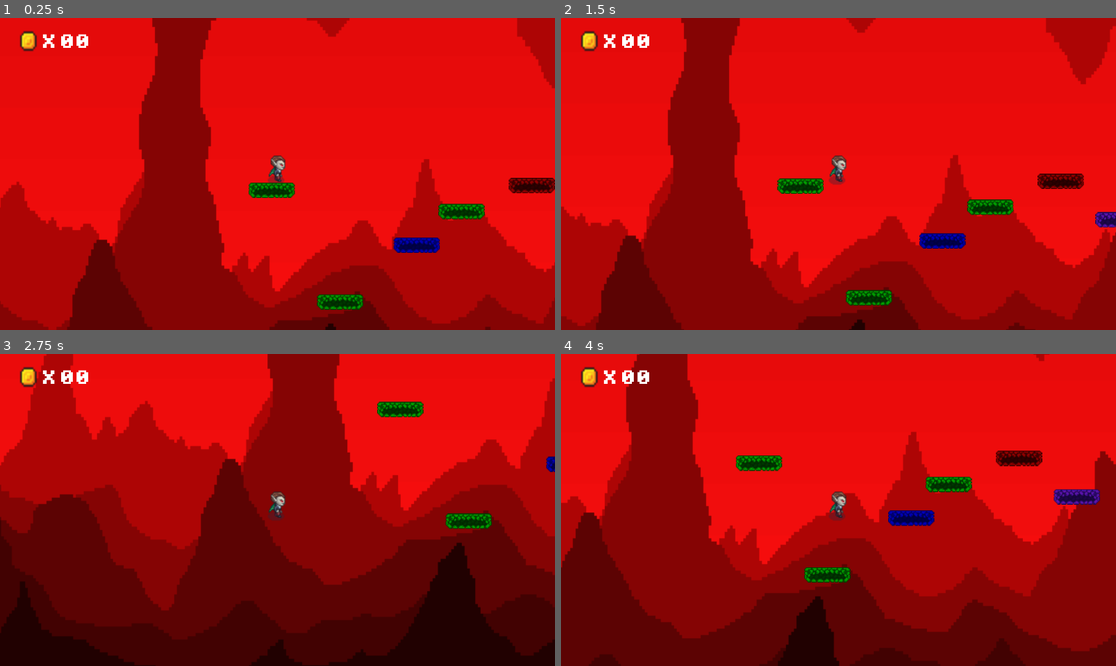
Above: before the commit, frames 1-4 (two rows, left to right).
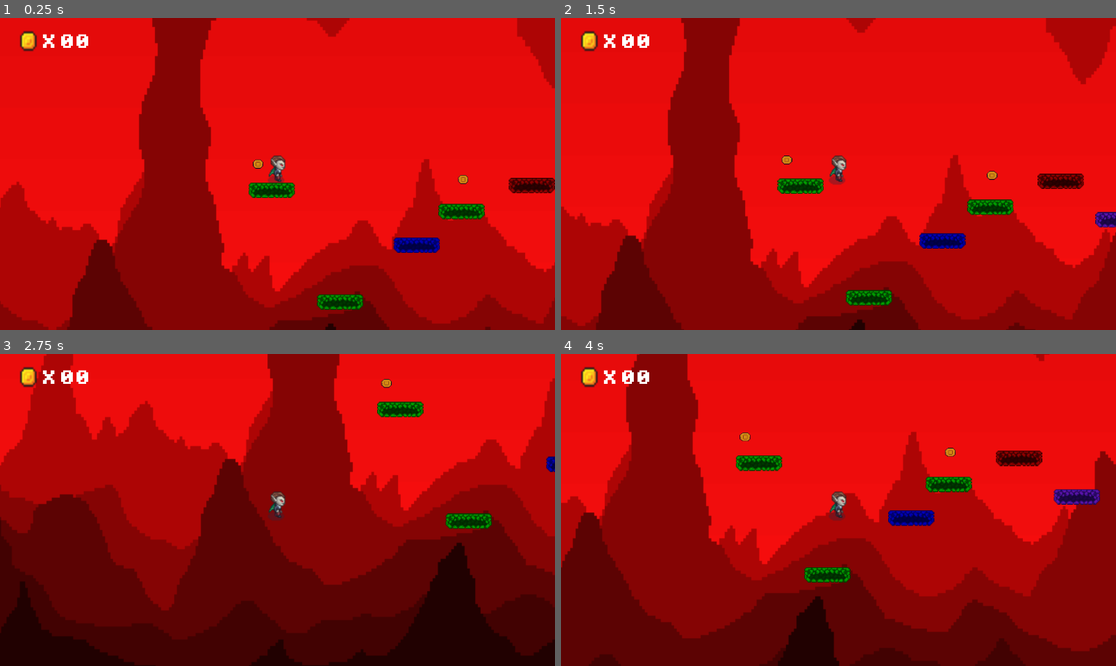
Above: after the commit, the same moments.

Repository: XxJuanelox622/Pixel_Jump_1
Game: Godot game, scene res://nivel0.tscn
Same seed, same stepped clock (60 frames per second), same inputs: the game is played once before the commit and once after it.
Inputs:
- Up to frame 1 (0.25 s): no input
- Up to frame 2 (1.5 s): hold Right (ui_right) from 0.53 s (still down); tap E (recoger_objeto) at 0.6, 1.35 s; tap Up (ui_up) at 0.77 s
- Up to frame 3 (2.75 s): tap Up (ui_up) at 1.52 s; release Right (ui_right) at 2.03 s; hold Left (ui_left) from 2.03 s (still down); tap E (recoger_objeto) at 2.1 s
- Up to frame 4 (4 s): release Left (ui_left) at 2.78 s; hold Right (ui_right) from 2.78 s (still down); tap E (recoger_objeto) at 2.85, 3.6 s; tap Up (ui_up) at 3.02, 3.77 s

The runs differ from the first frame. In frame 1, 0.1% of the frame differs, in the area x 45-85%, y 45-54%; in frame 2, 0.1%; in frame 3, less than 0.1%; in frame 4, 0.1%, in the area x 32-72%, y 25-33%.
Error after the commit: Attempt to call function 'incrementa_un_punto' in base 'null instance' on a null instance. (res://moneda.gd:7)

Commit message:
ContadorV1

Diff:
--- a/Objeto.tscn
+++ b/Objeto.tscn
@@ -11,6 +11,10 @@
 [node name="Moneda" type="Area2D" parent="."]
 script = ExtResource("1_8wn4v")
 
+[node name="CollisionShape2D" type="CollisionShape2D" parent="Moneda"]
+position = Vector2(1, -43)
+shape = SubResource("CircleShape2D_negcn")
+
 [node name="Sprite2D" type="Sprite2D" parent="Moneda"]
 position = Vector2(1, -43)
 scale = Vector2(0.0249023, 0.0239258)
@@ -18,9 +22,4 @@
 hframes = 3
 vframes = 4
 
-[node name="CollisionShape2D" type="CollisionShape2D" parent="Moneda"]
-position = Vector2(1, -43)
-shape = SubResource("CircleShape2D_negcn")
-
 [connection signal="body_entered" from="Moneda" to="Moneda" method="_on_body_entered"]
-[connection signal="body_exited" from="Moneda" to="Moneda" method="_on_body_exited"]
--- /dev/null
+++ b/game_contador.gd
@@ -0,0 +1,7 @@
+extends Node
+var puntos: int = 0
+@onready var mon_val: Label = $Mon_valor
+
+func incrementa_un_punto():
+	puntos += 1
+	mon_val.text ="x" + str(puntos).pad_zeros(2)
--- a/hub.gd
+++ b/hub.gd
@@ -1,4 +1,4 @@
 extends CanvasLayer
-
-func update_count(mon: int):
-	$Mon_valor.text = str(mon)
+var puntos: int = 0
+func update_count(puntos: int):
+	$Mon_valor.text = str(puntos)
--- a/hub.tscn
+++ b/hub.tscn
@@ -1,8 +1,9 @@
-[gd_scene load_steps=5 format=3 uid="uid://b6ymp714b6m4c"]
+[gd_scene load_steps=6 format=3 uid="uid://b6ymp714b6m4c"]
 
 [ext_resource type="Script" uid="uid://dclr8qdxd3uj1" path="res://hub.gd" id="1_hjueh"]
 [ext_resource type="Texture2D" uid="uid://b4kbmsfe417el" path="res://coin.png" id="2_w7r13"]
 [ext_resource type="FontFile" uid="uid://b7fa4wtpv15kj" path="res://PixelOperator8-Bold.ttf" id="3_w7r13"]
+[ext_resource type="Script" uid="uid://d3dja25ibwhi1" path="res://game_contador.gd" id="4_ysrp0"]
 
 [sub_resource type="AtlasTexture" id="AtlasTexture_ysrp0"]
 atlas = ExtResource("2_w7r13")
@@ -35,3 +36,6 @@
 theme_override_fonts/font = ExtResource("3_w7r13")
 theme_override_font_sizes/font_size = 32
 text = "00"
+
+[node name="GameContador" type="Node" parent="."]
+script = ExtResource("4_ysrp0")
--- a/moneda.gd
+++ b/moneda.gd
@@ -1,12 +1,9 @@
 extends Area2D
 
-var jugador_cerca = false
+@onready var contador : Node = get_node("/root/GameContador")
 
-func _on_body_entered(body):
-	if body.name == "jugador":
-		body.pickup_mon()
+func _on_body_entered(body: Node2D) -> void:
+	if body.is_in_group("jugador"):
+		contador.incrementa_un_punto()
 		queue_free()
-
-func _on_body_exited(body):
-	if body.name == "jugador":
-		jugador_cerca = false
+	pass
--- a/nivel0.tscn
+++ b/nivel0.tscn
@@ -1,16 +1,21 @@
-[gd_scene load_steps=8 format=3 uid="uid://d3hy3uk8vrjfc"]
+[gd_scene load_steps=10 format=3 uid="uid://d3hy3uk8vrjfc"]
 
 [ext_resource type="Texture2D" uid="uid://dtx5ch3e11g0n" path="res://Ship_portal_32x32.png" id="1_jx64p"]
 [ext_resource type="PackedScene" uid="uid://cnc60ffuvqs6m" path="res://personaje.tscn" id="2_jx64p"]
 [ext_resource type="PackedScene" uid="uid://biofxf4yqfjwu" path="res://plataforma.tscn" id="3_wmlxa"]
 [ext_resource type="Texture2D" uid="uid://h3f6u6r8wbft" path="res://Preview.png" id="4_wmlxa"]
 [ext_resource type="PackedScene" uid="uid://b6ymp714b6m4c" path="res://hub.tscn" id="6_3213g"]
+[ext_resource type="PackedScene" uid="uid://dc4q7l1bjqldp" path="res://Objeto.tscn" id="6_x37vy"]
 
 [sub_resource type="RectangleShape2D" id="RectangleShape2D_elrdk"]
 size = Vector2(1963, 330.5)
 
 [sub_resource type="RectangleShape2D" id="RectangleShape2D_jx64p"]
 size = Vector2(26, 26)
+
+[sub_resource type="GDScript" id="GDScript_3213g"]
+script/source = "extends Node
+"
 
 [node name="Node2D" type="Node2D"]
 
@@ -24,6 +29,8 @@
 position = Vector2(388.5, -55.4999)
 scale = Vector2(0.690918, 0.836914)
 texture = ExtResource("4_wmlxa")
+
+[node name="hub" parent="." instance=ExtResource("6_3213g")]
 
 [node name="Portal" type="Area2D" parent="."]
 
@@ -72,11 +79,16 @@
 [node name="Plataforma8" parent="." instance=ExtResource("3_wmlxa")]
 position = Vector2(746, 108)
 
-[node name="hub" parent="." instance=ExtResource("6_3213g")]
-
 [node name="Plataforma10" parent="." instance=ExtResource("3_wmlxa")]
 position = Vector2(824, 126)
 tipo = 1
 
+[node name="Node2D" parent="." instance=ExtResource("6_x37vy")]
+position = Vector2(163, 100)
+
+[node name="Node2D2" parent="." instance=ExtResource("6_x37vy")]
+position = Vector2(376, 116)
+script = SubResource("GDScript_3213g")
+
 [connection signal="body_entered" from="reset_area" to="Personaje" method="_on_reset_area_body_entered"]
 [connection signal="body_entered" from="Portal" to="Personaje" method="_on_Portal_body_entered"]
--- a/personaje.gd
+++ b/personaje.gd
@@ -3,8 +3,7 @@
 var velocidad = 200
 var brinco = -400
 var gravedad = 1000
-var jugador_cerca = false
-var puntaje = 0
+
 func _ready():
 	add_to_group("jugador")
 
@@ -14,9 +13,6 @@
 
 	if not is_on_floor():
 		velocity.y += gravedad * delta
-
-	if jugador_cerca and Input.is_action_just_pressed("recoger_objeto"):
-		queue_free()
 
 	if Input.is_action_just_pressed("ui_up") and is_on_floor():
 		velocity.y = brinco
@@ -30,20 +26,10 @@
 func _on_reset_area_3_body_exited(body: Node2D) -> void:
 	get_tree().reload_current_scene()
 
-func pickup_mon():
-	puntaje += 1
-	get_node("/root/world/HUB").update_count(puntaje)
-
-
+# portales ( Siguiente Nivel )
 @warning_ignore("unused_parameter")
 func _on_Portal_body_entered(body: Node2D) -> void:
 	get_tree().change_scene_to_file("res://Level1.tscn")
-	pass # Replace with function body.
-
-
-@warning_ignore("unused_parameter")
-func _on_reset_area_2_body_entered(body: Node2D) -> void:
-	get_tree().reload_current_scene()
 	pass # Replace with function body.
 
 func _on_portal1_body_entered(body: Node2D) -> void:
@@ -54,6 +40,13 @@
 	get_tree().change_scene_to_file("res://Level0.tscn")
 	pass # Replace with function body.
 
+@warning_ignore("unused_parameter")
+func _on_reset_area_2_body_entered(body: Node2D) -> void:
+	get_tree().reload_current_scene()
+	pass # Replace with function body.
+
+
+
 
 func _on_reset_area_3_body_entered(body: Node2D) -> void:
 	get_tree().reload_current_scene()
Not shown, added: game_contador.gd.uid
